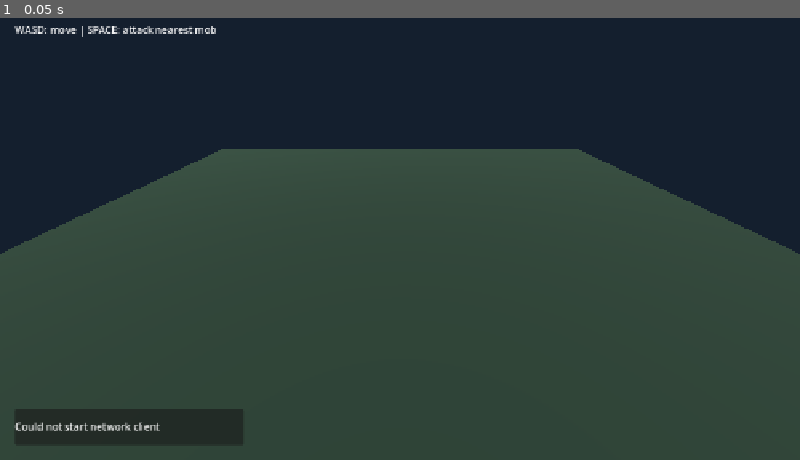
Above: before the commit, frame 1.
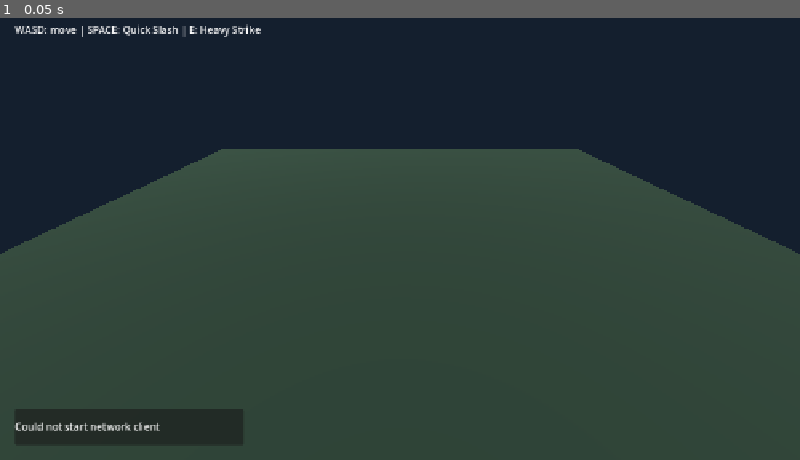
Above: after the commit, the same moment.

Repository: mikorao1996-lab/mmorpg3D
Game: Godot game, scene res://client/scenes/main.tscn
The game is run twice, just before and just after one commit, with the same random seed, the same clock (stepped at 60 frames per second) and the same inputs.
Inputs:
- Up to frame 1 (0.05 s): no input

The runs differ from the first frame. In frame 1, 0.2% of the frame differs, in the area x 15-33%, y 1-5%.

Commit message:
Add heavy strike combat ability
Co-authored-by: Copilot <223556219+Copilot@users.noreply.github.com>

Diff:
--- a/client/scripts/main.gd
+++ b/client/scripts/main.gd
@@ -21,7 +21,8 @@
 var _player_views: Dictionary = {}
 var _mob_states: Dictionary = {}
 var _mob_views: Dictionary = {}
-var _attack_key_down: bool = false
+var _slash_key_down: bool = false
+var _heavy_strike_key_down: bool = false
 var _combat_message_time_remaining: float = 0.0
 
 
@@ -83,10 +84,14 @@
 		if send_error != OK:
 			push_warning("Could not send movement intent: %s" % send_error)
 
-	var attack_key_pressed: bool = Input.is_key_pressed(KEY_SPACE)
-	if attack_key_pressed and not _attack_key_down:
-		_request_attack()
-	_attack_key_down = attack_key_pressed
+	var slash_key_pressed: bool = Input.is_key_pressed(KEY_SPACE)
+	if slash_key_pressed and not _slash_key_down:
+		_request_attack("starter_slash")
+	_slash_key_down = slash_key_pressed
+	var heavy_strike_key_pressed: bool = Input.is_key_pressed(KEY_E)
+	if heavy_strike_key_pressed and not _heavy_strike_key_down:
+		_request_attack("heavy_strike")
+	_heavy_strike_key_down = heavy_strike_key_pressed
 
 
 func _process(_delta: float) -> void:
@@ -348,7 +353,7 @@
 	]
 
 
-func _request_attack() -> void:
+func _request_attack(ability_id: String) -> void:
 	var local_view: PlayerBodyAdapter = _player_views.get(_local_player_id)
 	if local_view == null or _mob_states.is_empty():
 		return
@@ -364,7 +369,7 @@
 			target_mob_id = mob_id
 	if target_mob_id.is_empty():
 		return
-	var error: Error = _client_net.request_ability_cast("starter_slash", target_mob_id)
+	var error: Error = _client_net.request_ability_cast(ability_id, target_mob_id)
 	if error != OK:
 		push_warning("Could not send ability cast: %s" % error)
 
--- a/resources/data/abilities.json
+++ b/resources/data/abilities.json
@@ -11,6 +11,17 @@
       "range": 2.5,
       "effect_type": "damage",
       "magnitude": 8
+    },
+    {
+      "id": "heavy_strike",
+      "name_key": "ability_heavy_strike",
+      "class_id": "warrior",
+      "target_type": "enemy",
+      "cooldown_seconds": 3.0,
+      "resource_cost": 0,
+      "range": 2.5,
+      "effect_type": "damage",
+      "magnitude": 15
     }
   ]
 }
--- a/resources/translations/bootstrap.csv
+++ b/resources/translations/bootstrap.csv
@@ -1,6 +1,6 @@
 keys,en,ru
 bootstrap_ready,"mmorpg3D client bootstrap is ready","mmorpg3D: клиент успешно запущен"
-controls_hint,"WASD: move | SPACE: attack nearest mob","WASD: движение | ПРОБЕЛ: атаковать ближайшего моба"
+controls_hint,"WASD: move | SPACE: Quick Slash | E: Heavy Strike","WASD: движение | ПРОБЕЛ: Быстрый удар | E: Тяжёлый удар"
 connection_connecting,"Connecting to 127.0.0.1:7788...","Подключение к 127.0.0.1:7788..."
 connection_connected,"Connected as player %d","Подключено: игрок %d"
 connection_disconnected,"Disconnected from server","Соединение с сервером потеряно"
@@ -9,6 +9,8 @@
 simulation_config_error,"Simulation configuration is invalid","Ошибка конфигурации симуляции"
 game_data_error,"Game data is invalid","Ошибка игровых данных"
 mob_training_slime,"Training Slime","Тренировочная слизь"
+ability_starter_slash,"Quick Slash","Быстрый удар"
+ability_heavy_strike,"Heavy Strike","Тяжёлый удар"
 combat_mob_health,"%s | HP: %d / %d","%s | ЗД: %d / %d"
 combat_cast_success,"%s hit | HP: %d / %d","Попадание по цели: %s | ЗД: %d / %d"
 combat_cast_failed,"Attack failed: %s","Атака не удалась: %s"
--- a/tests/integration/network_loopback.gd
+++ b/tests/integration/network_loopback.gd
@@ -30,6 +30,8 @@
 var primary_cast_accepted: bool = false
 var cooldown_cast_sent: bool = false
 var cooldown_rejected: bool = false
+var heavy_strike_cast_sent: bool = false
+var heavy_strike_cast_accepted: bool = false
 var out_of_range_cast_sent: bool = false
 var out_of_range_rejected: bool = false
 var valid_player_id: int = 0
@@ -69,6 +71,7 @@
 	valid_client.world_snapshot.connect(_on_valid_world_snapshot)
 	valid_client.ability_cast_completed.connect(_on_primary_ability_cast_completed)
 	valid_client.ability_cast_completed.connect(_on_cooldown_cast_completed)
+	valid_client.ability_cast_completed.connect(_on_heavy_strike_cast_completed)
 	var valid_error: Error = valid_client.connect_to_server("127.0.0.1", 7790)
 	if valid_error != OK:
 		push_error("Failed to connect primary integration client: %s" % valid_error)
@@ -135,6 +138,17 @@
 			get_tree().quit(1)
 			return
 		cooldown_cast_sent = true
+
+	if primary_cast_accepted and not heavy_strike_cast_sent:
+		var heavy_strike_error: Error = valid_client.request_ability_cast(
+			"heavy_strike",
+			"training_slime",
+		)
+		if heavy_strike_error != OK:
+			push_error("Failed to send loopback heavy strike: %s" % heavy_strike_error)
+			get_tree().quit(1)
+			return
+		heavy_strike_cast_sent = true
 
 	if second_valid_accepted and not out_of_range_cast_sent:
 		var range_error: Error = second_valid_client.request_ability_cast(
@@ -185,6 +199,7 @@
 		and invalid_zone_rejected
 		and primary_cast_accepted
 		and cooldown_rejected
+		and heavy_strike_cast_accepted
 		and out_of_range_rejected
 		and primary_isolated_in_starter
 		and second_isolated_in_dungeon
@@ -192,7 +207,7 @@
 		print("COMBAT_LOOPBACK_OK")
 		get_tree().quit(0)
 	elif elapsed_seconds > 5.0:
-		print("ZONE_TEST_STATE accepted=%s second_accepted=%s rejected=%s two_players=%s moved=%s movement_sent=%s zone_sent=%s zone_applied=%s zone_accepted=%s invalid_zone=%s combat=%s cooldown=%s out_of_range=%s isolated=%s/%s player_id=%d second_player_id=%d" % [
+		print("ZONE_TEST_STATE accepted=%s second_accepted=%s rejected=%s two_players=%s moved=%s movement_sent=%s zone_sent=%s zone_applied=%s zone_accepted=%s invalid_zone=%s combat=%s cooldown=%s heavy=%s out_of_range=%s isolated=%s/%s player_id=%d second_player_id=%d" % [
 			valid_accepted,
 			second_valid_accepted,
 			mismatch_rejected,
@@ -205,6 +220,7 @@
 			invalid_zone_rejected,
 			primary_cast_accepted,
 			cooldown_rejected,
+			heavy_strike_cast_accepted,
 			out_of_range_rejected,
 			primary_isolated_in_starter,
 			second_isolated_in_dungeon,
@@ -341,11 +357,12 @@
 	max_health: float,
 ) -> void:
 	if accepted:
-		primary_cast_accepted = (
+		if (
 			mob_id == "training_slime"
 			and is_equal_approx(health, 22.0)
 			and is_equal_approx(max_health, 30.0)
-		)
+		):
+			primary_cast_accepted = true
 	elif reason != "cooldown":
 		push_error("Primary loopback ability cast was rejected: %s" % reason)
 
@@ -367,7 +384,25 @@
 	_health: float,
 	_max_health: float,
 ) -> void:
-	cooldown_rejected = not accepted and reason == "cooldown"
+	if not accepted and reason == "cooldown":
+		cooldown_rejected = true
+
+
+func _on_heavy_strike_cast_completed(
+	accepted: bool,
+	reason: String,
+	mob_id: String,
+	health: float,
+	max_health: float,
+) -> void:
+	if accepted:
+		heavy_strike_cast_accepted = (
+			mob_id == "training_slime"
+			and is_equal_approx(health, 7.0)
+			and is_equal_approx(max_health, 30.0)
+		)
+	elif reason != "cooldown":
+		push_error("Loopback heavy strike was rejected: %s" % reason)
 
 
 func _on_zone_transfer_completed(zone_id: String, accepted: bool, reason: String) -> void:
--- a/tests/unit/server_world_test.gd
+++ b/tests/unit/server_world_test.gd
@@ -53,6 +53,25 @@
 	)
 	if cooldown_rejection["accepted"] or cooldown_rejection["reason"] != "cooldown":
 		push_error("Server world did not enforce the ability cooldown")
+		return false
+	var independent_ability_cast: Dictionary = server_world.cast_ability(
+		1,
+		"heavy_strike",
+		"training_slime",
+	)
+	if (
+		not independent_ability_cast["accepted"]
+		or not is_equal_approx(independent_ability_cast["health"], 7.0)
+	):
+		push_error("Server world did not allow a separate ability during slash cooldown")
+		return false
+	var heavy_strike_cooldown: Dictionary = server_world.cast_ability(
+		1,
+		"heavy_strike",
+		"training_slime",
+	)
+	if heavy_strike_cooldown["accepted"] or heavy_strike_cooldown["reason"] != "cooldown":
+		push_error("Server world did not enforce the heavy strike cooldown")
 		return false
 	var range_rejection: Dictionary = server_world.cast_ability(
 		2,
Not shown, changed: docs/plan.md
